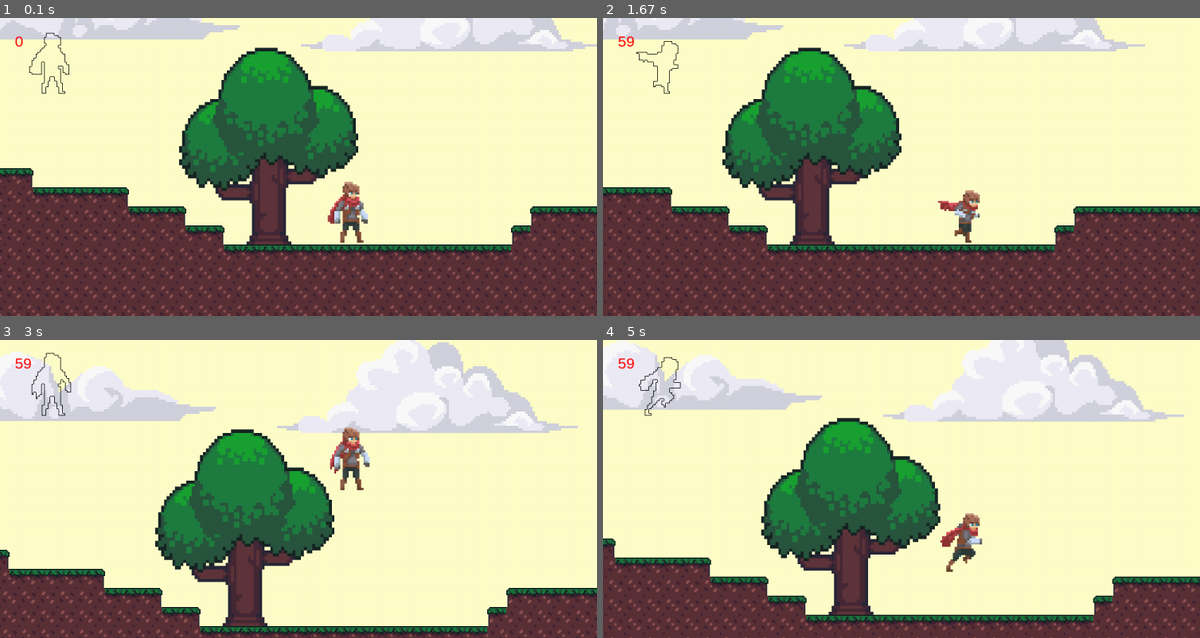
Above: before the commit, frames 1-4 (two rows, left to right).
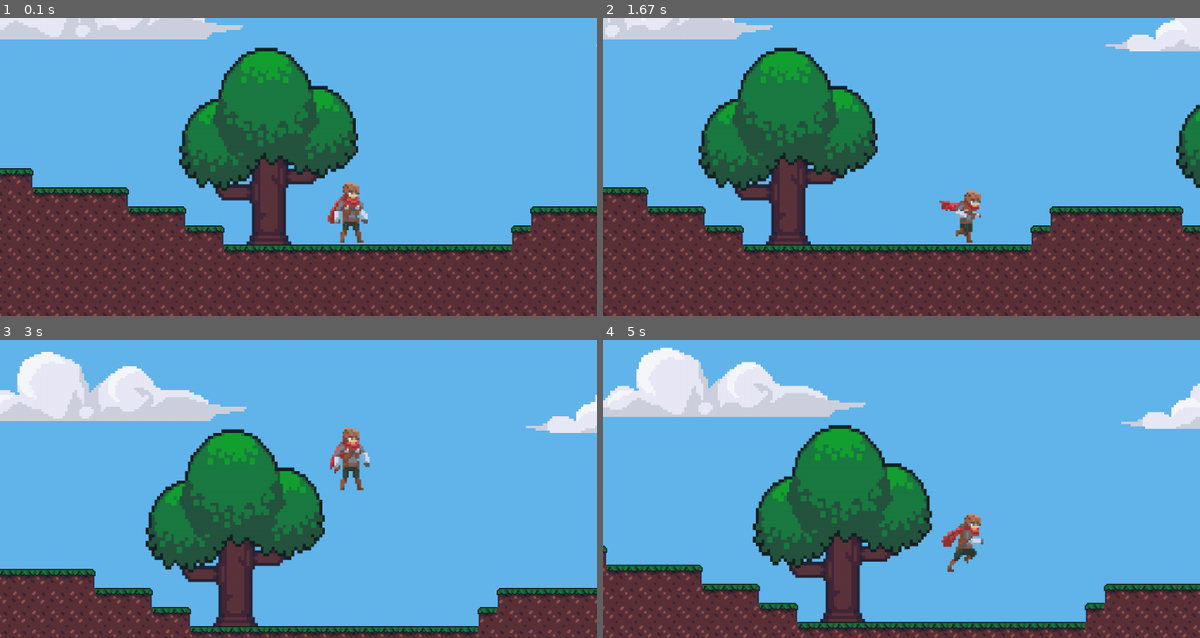
Above: after the commit, the same moments.

Repository: AlexRasskazchikov/PyGame-To-Go-Module
Game: pygame game, started from Level Tester.py
Same seed, same stepped clock (60 frames per second), same inputs: the game is played once before the commit and once after it.
Inputs:
- Up to frame 1 (0.1 s): no input
- Up to frame 2 (1.67 s): hold Shift 0.33-0.8 s; hold D 0.33-0.8 s; hold R 0.83-1.3 s; hold D 0.83-1.3 s; hold D from 1.33 s (still down)
- Up to frame 3 (3 s): release D at 1.8 s; tap R at 1.83 s; hold W 2.17-2.47 s; hold D 2.5-2.97 s; tap Space at 2.57, 2.87 s
- Up to frame 4 (5 s): hold A 3-3.53 s; tap Space at 3.07, 3.37, 3.63, 3.93, 4.07, 4.47, 4.77 s; hold A 3.57-3.97 s; hold W 4-4.37 s; hold D from 4.4 s (still down)

The runs differ from the first frame. In frame 1, 54% of the frame differs, in the area x 0-100%, y 0-76%; in frame 2, 73%; in frame 3, 82%; in frame 4, 83%, in the area x 0-100%, y 0-100%.

Commit message:
Moving clouds added!

Diff:
--- a/Engine/Characters.py
+++ b/Engine/Characters.py
@@ -31,7 +31,7 @@
 """Default Player"""
 player1 = Player(
     controls={"left": pygame.K_a, "right": pygame.K_d, "reset-position": pygame.K_r, "hit": pygame.K_SPACE,
-              "up": pygame.K_w, "reset": pygame.K_r},
+              "up": pygame.K_w, "reset": pygame.K_r, "speedup": pygame.K_LSHIFT},
     size=(175, 130), animation=Player1, speed=5)
 
 player1.hit_animation_speed = 5
--- a/Engine/Levels.py
+++ b/Engine/Levels.py
@@ -109,7 +109,7 @@
          r"Assets/sounds/cloth/cloth4.mp3"]
 
 Plain.add_background_object(BackgroundObject(r"Assets/Objects/C2013.jpg", (100, -50), name="Cloud", sounds=cloth),
-                            BackgroundObject(r"Assets/Objects/C2010.jpg", (700, -50), name="Cloud", sounds=cloth),
+                            BackgroundObject(r"Assets/Objects/C2010.jpg", (1200, -50), name="Cloud", sounds=cloth),
                             BackgroundObject(r"Assets/Objects/C2011.jpg", (1400, -50), name="Cloud", sounds=cloth),
                             BackgroundObject(r"Assets/Objects/obj_0022_Layer-23.png", (500, 150), size=(300, 330), name="Tree"),
                             BackgroundObject(r"Assets/Objects/obj_0022_Layer-23.png", (2200, 150), size=(300, 330), name="Tree"),
@@ -120,4 +120,4 @@
                    "L": pygame.image.load(r"Assets/Tiles/Tile_01.jpg"),
                    "R": pygame.image.load(r"Assets/Tiles/Tile_03.jpg")}
 
-Plain.background = (255, 254, 201)
+Plain.background = (99, 182, 235)
--- a/Engine/Player.py
+++ b/Engine/Player.py
@@ -93,6 +93,10 @@
         if keys[pygame.K_ESCAPE]:
             raise SystemExit("Escape")
         if not self.hitting:
+            if "speedup" in self.controls and keys[self.controls["speedup"]]:
+                self.speed = 10
+            else:
+                self.speed = 7
             if "up" in self.controls and keys[self.controls["up"]]:
                 if self.onGround:
                     self.yvel -= self.jump
--- a/Level Tester.py
+++ b/Level Tester.py
@@ -1,9 +1,9 @@
 import random
+from copy import copy
 
 import pygame
 from pygame.rect import Rect
-from copy import copy
-from Engine import show_fps, White
+
 from Engine.Characters import player1, knight
 from Engine.Levels import Plain
 
@@ -50,7 +50,6 @@
 
 
 def run(level, display, player):
-
     clock = pygame.time.Clock()
 
     background = level.background
@@ -74,22 +73,19 @@
         FramesClock += 1
         keys = pygame.key.get_pressed()
         events = list(map(lambda x: x.type, pygame.event.get()))
-        if keys[pygame.K_LSHIFT]:
-            player.speed = 10
-        else:
-            player.speed = 5
         screen.fill(background)
 
         player.update_frame(keys, FramesClock)
-        player2.update_frame(keys, FramesClock)
         player.update_mask()
-
         camera.update(player1)
-
         player.update(keys, platforms)
 
-        draw_list = ["Tree", "Clone", "Cloud"]
+        for i in range(len(background_objects)):
+            o = background_objects[i]
+            if o.name == "Cloud":
+                move_cloud(FramesClock, o, i % 2)
 
+        draw_list = ["Tree", "Cloud"]
         for o in list(filter(lambda x: x.name in draw_list, background_objects)):
             if player.check_hit(o, random.choice(o.sounds)) is not None:
                 display.blit(o.hitted_image, camera.apply(o))
@@ -103,19 +99,26 @@
         for e in entities:
             display.blit(e.image, camera.apply(e))
 
-        player.draw_mask(display, color=(0, 0, 0))
-        show_fps(display, clock)
         pygame.display.update()
 
         if keys[pygame.K_r]:
-            from Engine.Levels import Plain
             background_objects = list(map(lambda x: copy(x), level.background_objects))
-            print(list(map(lambda x: x.name + " " + str(x.hp), level.background_objects)))
 
         if pygame.QUIT in events:
             raise SystemExit("Quit")
 
 
+def move_cloud(FramesClock, Object, Reversed=False, speed=500):
+    if Reversed:
+        if FramesClock % speed < speed // 2:
+            Object.move(-1, 0)
+        else:
+            Object.move(1, 0)
+    else:
+        if FramesClock % speed < speed // 2:
+            Object.move(1, 0)
+        else:
+            Object.move(-1, 0)
 pygame.init()
 screen = pygame.display.set_mode(DISPLAY, FLAGS, DEPTH)
 pygame.display.set_caption("Engine Testing")
